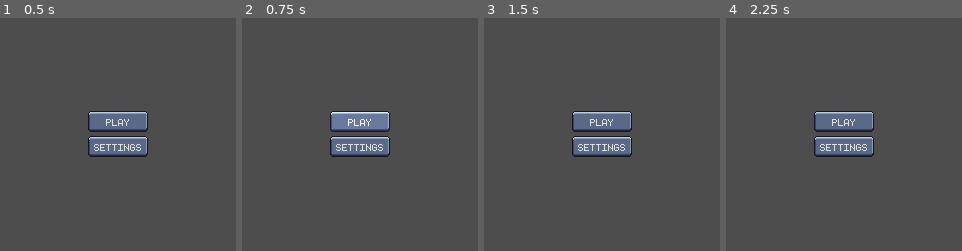
Above: before the commit, frames 1-4 (left to right).
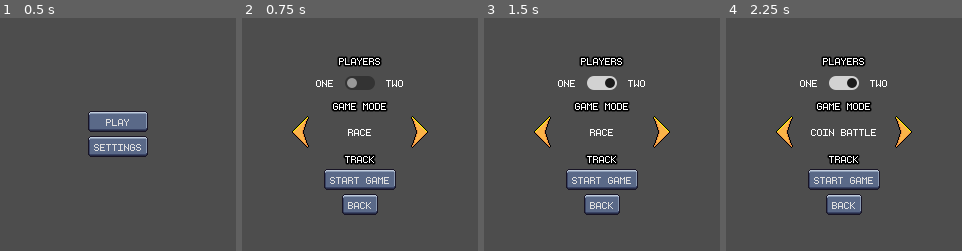
Above: after the commit, the same moments.

Repository: Mvgedev/indy500
Game: Godot game, scene res://scenes/main_menu.tscn
Two runs of this game, one before a commit and one after it. Both use one fixed random seed, a clock stepped at 60 frames per second and the inputs below. This scene is started directly instead of the project's main scene.
Inputs (mouse positions are in pixels of both pictures, inside the frame that each line leads up to):
- Up to frame 1 (0.5 s): no input
- Up to frame 2 (0.75 s): click "PLAY" at 0.5 s
- Up to frame 3 (1.5 s): click (602, 83) at 1.27 s
- Up to frame 4 (2.25 s): click (785, 132) at 2.02 s

Frame 1 is identical in both runs. In frame 2, 12% of the frame differs, in the area x 21-79%, y 16-85%; in frame 3, 12%; in frame 4, 12%.

Commit message:
Adding Game Settings screen
- Adding Game Settings Control scene
- Linked it to Main Menu scenes tree
- Added Arrow placeholder asset for choice selection

Diff:
--- /dev/null
+++ b/scenes/GUI/Collections/game_settings.tscn
@@ -0,0 +1,131 @@
+[gd_scene format=3 uid="uid://b8411iaxmib13"]
+
+[ext_resource type="Script" uid="uid://c8kgysdytkvu" path="res://scripts/GUI/game_settings.gd" id="1_bqnmr"]
+[ext_resource type="FontFile" uid="uid://dp61p376mk2jv" path="res://assets/fonts/monogram.ttf" id="1_irb0g"]
+[ext_resource type="PackedScene" uid="uid://bu7ridg2861qi" path="res://scenes/GUI/button.tscn" id="2_bqnmr"]
+[ext_resource type="Texture2D" uid="uid://ddcyocdbg2ii6" path="res://assets/sprites/UI/Arrow.png" id="3_mwgk2"]
+[ext_resource type="Texture2D" uid="uid://dk0bms8adouf5" path="res://assets/sprites/UI/Arrow_Pressed.png" id="4_mceey"]
+
+[node name="Game Settings" type="Control" unique_id=19729054]
+layout_mode = 3
+anchors_preset = 15
+anchor_right = 1.0
+anchor_bottom = 1.0
+grow_horizontal = 2
+grow_vertical = 2
+script = ExtResource("1_bqnmr")
+
+[node name="VBoxContainer" type="VBoxContainer" parent="." unique_id=97089776]
+layout_mode = 1
+anchors_preset = 8
+anchor_left = 0.5
+anchor_top = 0.5
+anchor_right = 0.5
+anchor_bottom = 0.5
+offset_left = -20.0
+offset_top = -20.0
+offset_right = 20.0
+offset_bottom = 20.0
+grow_horizontal = 2
+grow_vertical = 2
+
+[node name="Players Number" type="Label" parent="VBoxContainer" unique_id=1075536945]
+layout_mode = 2
+theme_override_constants/outline_size = 6
+theme_override_fonts/font = ExtResource("1_irb0g")
+text = "PLAYERS"
+horizontal_alignment = 1
+
+[node name="Players Toggle" type="HBoxContainer" parent="VBoxContainer" unique_id=2043672257]
+layout_mode = 2
+
+[node name="MarginL" type="Control" parent="VBoxContainer/Players Toggle" unique_id=1204014962]
+layout_mode = 2
+size_flags_horizontal = 3
+
+[node name="One" type="Label" parent="VBoxContainer/Players Toggle" unique_id=1587179268]
+layout_mode = 2
+theme_override_fonts/font = ExtResource("1_irb0g")
+text = "ONE"
+
+[node name="PlayerToggle" type="CheckButton" parent="VBoxContainer/Players Toggle" unique_id=691357479]
+layout_mode = 2
+
+[node name="Two" type="Label" parent="VBoxContainer/Players Toggle" unique_id=1721829091]
+layout_mode = 2
+theme_override_fonts/font = ExtResource("1_irb0g")
+text = "TWO"
+
+[node name="MarginR" type="Control" parent="VBoxContainer/Players Toggle" unique_id=129194332]
+layout_mode = 2
+size_flags_horizontal = 3
+
+[node name="Game Mode" type="Label" parent="VBoxContainer" unique_id=1597032011]
+layout_mode = 2
+theme_override_constants/outline_size = 6
+theme_override_fonts/font = ExtResource("1_irb0g")
+text = "GAME MODE"
+horizontal_alignment = 1
+
+[node name="Modes" type="HBoxContainer" parent="VBoxContainer" unique_id=183622158]
+layout_mode = 2
+
+[node name="PrevMode" type="TextureButton" parent="VBoxContainer/Modes" unique_id=1366529164]
+layout_mode = 2
+texture_normal = ExtResource("3_mwgk2")
+texture_pressed = ExtResource("4_mceey")
+
+[node name="GameModeLabel" type="Label" parent="VBoxContainer/Modes" unique_id=2139545451]
+custom_minimum_size = Vector2(80, 0)
+layout_mode = 2
+theme_override_fonts/font = ExtResource("1_irb0g")
+text = "RACE"
+horizontal_alignment = 1
+
+[node name="NextMode" type="TextureButton" parent="VBoxContainer/Modes" unique_id=1398676867]
+layout_mode = 2
+texture_normal = ExtResource("3_mwgk2")
+texture_pressed = ExtResource("4_mceey")
+flip_h = true
+
+[node name="Circuit" type="Label" parent="VBoxContainer" unique_id=1895551013]
+layout_mode = 2
+theme_override_constants/outline_size = 6
+theme_override_fonts/font = ExtResource("1_irb0g")
+text = "TRACK"
+horizontal_alignment = 1
+
+[node name="Launch Game" type="HBoxContainer" parent="VBoxContainer" unique_id=857608763]
+layout_mode = 2
+
+[node name="MarginL" type="Control" parent="VBoxContainer/Launch Game" unique_id=2012833100]
+layout_mode = 2
+size_flags_horizontal = 3
+
+[node name="Start" parent="VBoxContainer/Launch Game" unique_id=1067905979 instance=ExtResource("2_bqnmr")]
+layout_mode = 2
+text = "START GAME"
+
+[node name="MarginR" type="Control" parent="VBoxContainer/Launch Game" unique_id=1439464557]
+layout_mode = 2
+size_flags_horizontal = 3
+
+[node name="Back" type="HBoxContainer" parent="VBoxContainer" unique_id=1386738549]
+layout_mode = 2
+
+[node name="MarginL" type="Control" parent="VBoxContainer/Back" unique_id=1863303495]
+layout_mode = 2
+size_flags_horizontal = 3
+
+[node name="Back Button" parent="VBoxContainer/Back" unique_id=1708761143 instance=ExtResource("2_bqnmr")]
+layout_mode = 2
+text = "BACK"
+
+[node name="MarginR" type="Control" parent="VBoxContainer/Back" unique_id=844432824]
+layout_mode = 2
+size_flags_horizontal = 3
+
+[connection signal="pressed" from="VBoxContainer/Players Toggle/PlayerToggle" to="." method="_on_player_toggle_pressed"]
+[connection signal="pressed" from="VBoxContainer/Modes/PrevMode" to="." method="_on_prev_mode_pressed"]
+[connection signal="pressed" from="VBoxContainer/Modes/NextMode" to="." method="_on_next_mode_pressed"]
+[connection signal="pressed" from="VBoxContainer/Back/Back Button" to="." method="_on_back_button_pressed"]
--- a/scenes/GUI/Collections/menu.tscn
+++ b/scenes/GUI/Collections/menu.tscn
@@ -34,4 +34,5 @@
 layout_mode = 2
 text = "SETTINGS"
 
+[connection signal="pressed" from="VBoxContainer/Play" to="." method="_on_play_pressed"]
 [connection signal="pressed" from="VBoxContainer/Settings" to="." method="_on_settings_pressed"]
--- a/scenes/main_menu.tscn
+++ b/scenes/main_menu.tscn
@@ -4,6 +4,7 @@
 [ext_resource type="PackedScene" uid="uid://vytfw11i30gg" path="res://scenes/GUI/Collections/menu.tscn" id="1_l6cm7"]
 [ext_resource type="PackedScene" uid="uid://b5r5pwvsfcs40" path="res://scenes/GUI/Collections/settings.tscn" id="3_wu84c"]
 [ext_resource type="PackedScene" uid="uid://cmxn88ew6w03q" path="res://scenes/GUI/Collections/controls_mapper.tscn" id="4_8ln24"]
+[ext_resource type="PackedScene" uid="uid://b8411iaxmib13" path="res://scenes/GUI/Collections/game_settings.tscn" id="5_8ln24"]
 
 [node name="Main Menu" type="Node2D" unique_id=1095242400]
 script = ExtResource("1_ekxnf")
@@ -20,3 +21,6 @@
 
 [node name="Controls Mapper" parent="CanvasLayer" unique_id=1969575475 instance=ExtResource("4_8ln24")]
 visible = false
+
+[node name="Game Settings" parent="CanvasLayer" unique_id=19729054 instance=ExtResource("5_8ln24")]
+visible = false
--- /dev/null
+++ b/scripts/GUI/game_settings.gd
@@ -0,0 +1,35 @@
+extends Control
+
+@onready var player_toggle: CheckButton = $"VBoxContainer/Players Toggle/PlayerToggle"
+@onready var game_mode_label: Label = $VBoxContainer/Modes/GameModeLabel
+var modes = ["RACE", "TIME TRIAL", "COIN BATTLE"]
+var game_mode = 0
+
+signal start_game(players, mode, track)
+signal close_game_settings()
+
+func change_game_mode(val):
+	game_mode += val
+	if game_mode < 0:
+		game_mode = modes.size() - 1
+	elif game_mode > modes.size() - 1:
+		game_mode = 0
+	game_mode_label.text = modes[game_mode]
+	if game_mode == 1:
+		player_toggle.button_pressed = false
+
+
+## Signals
+### Game Mode
+func _on_prev_mode_pressed() -> void:
+	change_game_mode(-1)
+
+func _on_next_mode_pressed() -> void:
+	change_game_mode(1)
+
+func _on_back_button_pressed() -> void:
+	emit_signal("close_game_settings")
+## Players Number
+func _on_player_toggle_pressed() -> void:
+	if game_mode == 1:
+		player_toggle.button_pressed = false
--- a/scripts/GUI/menu.gd
+++ b/scripts/GUI/menu.gd
@@ -1,6 +1,11 @@
 extends Control
 
 signal display_settings()
+signal display_game_prep()
 
 func _on_settings_pressed() -> void:
 	emit_signal("display_settings")
+
+
+func _on_play_pressed() -> void:
+	emit_signal("display_game_prep")
--- a/scripts/Scenes/main_menu.gd
+++ b/scripts/Scenes/main_menu.gd
@@ -4,12 +4,15 @@
 @onready var menu: Control = $CanvasLayer/Menu
 @onready var settings: Control = $CanvasLayer/Settings
 @onready var controls_mapper: ControlMapper = $"CanvasLayer/Controls Mapper"
+@onready var game_settings: Control = $"CanvasLayer/Game Settings"
 
 func _ready() -> void:
 	menu.connect("display_settings", display_settings)
+	menu.connect("display_game_prep", display_game_prep)
 	settings.connect("show_input_mapper", display_mapper)
 	settings.connect("close_settings", close_settings)
 	controls_mapper.connect("close_input_mapper", close_mapper)
+	game_settings.connect("close_game_settings", close_game_prep)
 	pass
 
 ## Signals
@@ -23,6 +26,10 @@
 	controls_mapper.visible = true
 	pass
 
+func display_game_prep():
+	menu.visible = false
+	game_settings.visible = true
+
 func close_mapper():
 	controls_mapper.visible = false
 	settings.visible = true
@@ -32,3 +39,7 @@
 	settings.visible = false
 	menu.visible = true
 	pass
+
+func close_game_prep():
+	game_settings.visible = false
+	menu.visible = true
Binary file added: assets/sprites/UI/Arrow.png
Not shown, added: assets/sprites/UI/Arrow.png.import
Binary file added: assets/sprites/UI/Arrow_Pressed.png
Not shown, added: assets/sprites/UI/Arrow_Pressed.png.import
Not shown, added: scripts/GUI/game_settings.gd.uid
